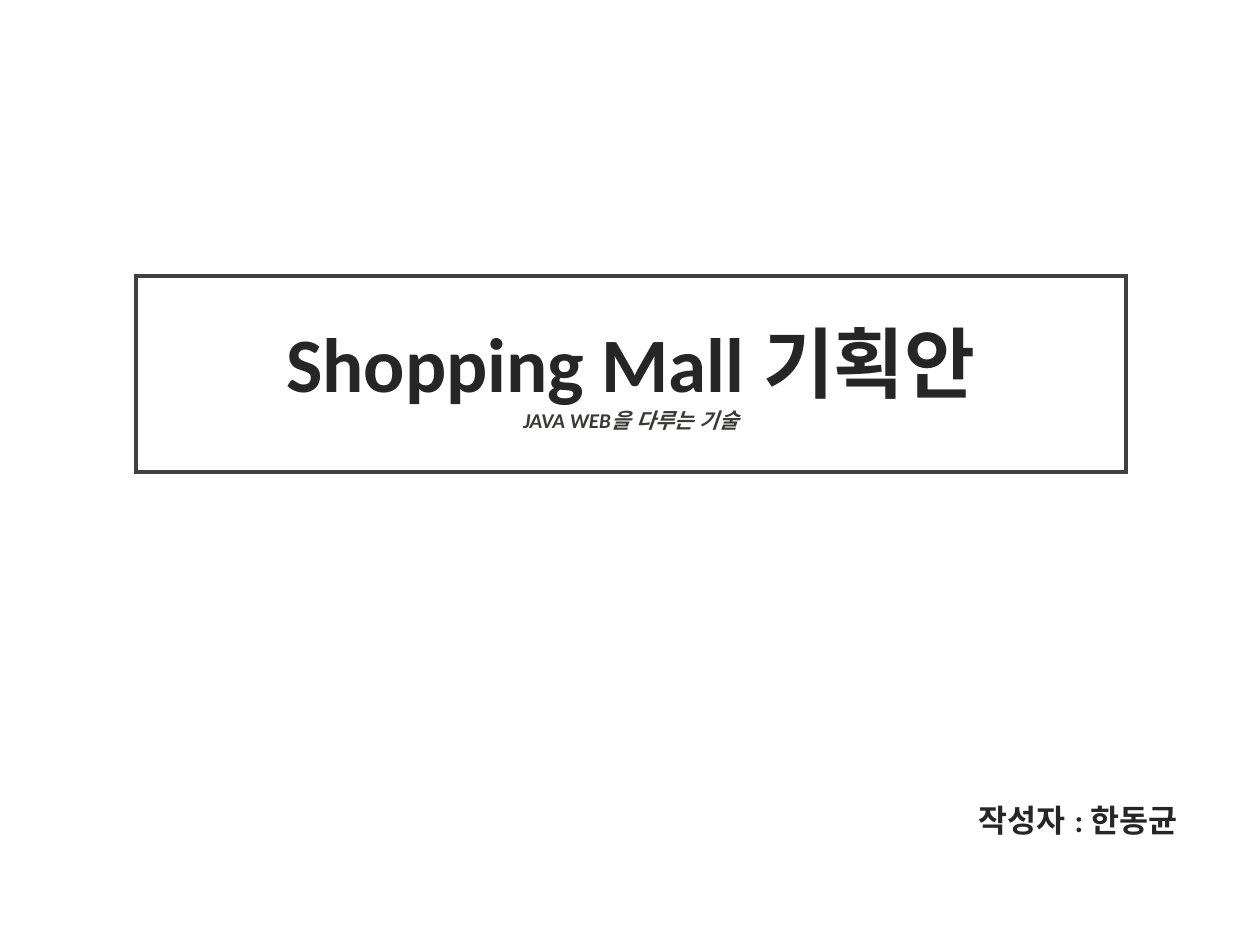
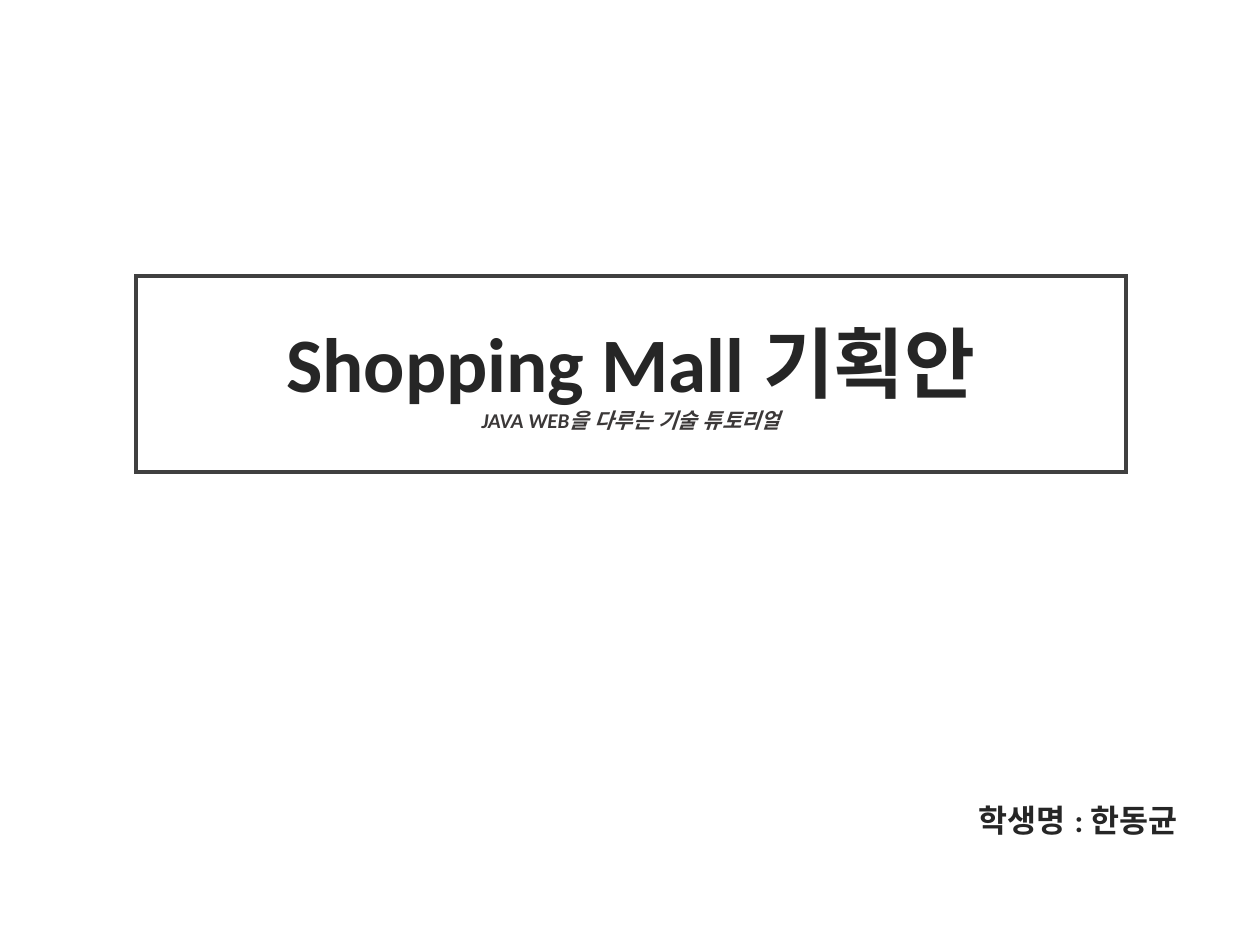
Before and after one commit to himediaai/DongGyun, a slide deck: slide 1 of 기획안.pptx. Drawn at 1260x945 pixels with LibreOffice and Linux fonts; fonts in the diff are those of the drawing. Boxes give left, top, right and bottom in pixels: in the first picture for what was removed or moved away, otherwise in the second. Text is boxed around its words. In the diff, an @@ line names an element or a change of style, - is before the commit and + after.

```diff
--- a/기획안.pptx
+++ b/기획안.pptx
@@ text in rectangle at (x1=482, y1=410, x2=780, y2=430): text changed @@
-JAVA WEB을 다루는 기술
+JAVA WEB을 다루는 기술 튜토리얼
@@ text at (x1=979, y1=805, x2=1177, y2=835): text changed @@
-작성자 : 한동균
+학생명 : 한동균
```
Also in this commit, not shown: 2 other slides changed, 5 slides added, 4 slides removed.
